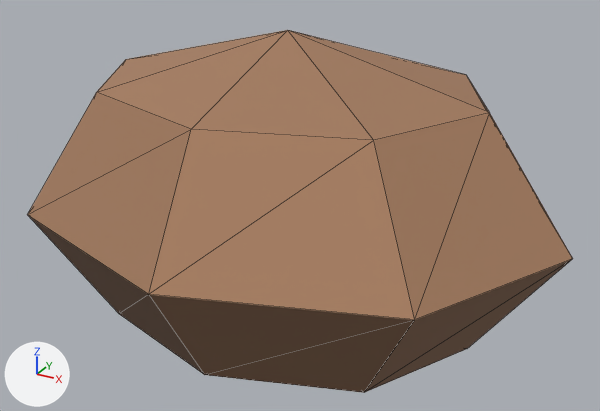
The glTF model data/model/model_6.glb, before and after one commit.
Both versions are drawn from a 50 mm lens placed at (0.681, -1.196, 0.887), pointed at (0.021, 0.004, 0.286). Arrows for +X, +Y and +Z are at lower left; the lights stay in place. The older version comes first. Mesh edges are drawn as thin lines. Vertices at exactly the same position are counted once.
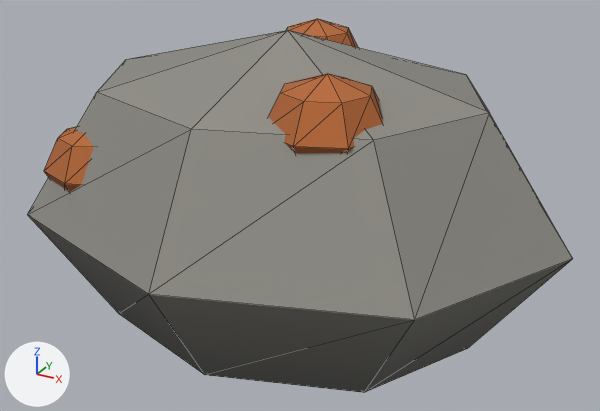
Changed parts and their boxes (x1, y1, x2, y2) in the pictures (600 x 411 px):
'Mesh_0', reshaped: before (27, 30, 573, 393); after (27, 19, 573, 393)
part 1 of me_mesh_0, added (brown): after (268, 74, 383, 154)
part 2 of me_mesh_0, added (brown): after (44, 126, 94, 192)
part 3 of me_mesh_0, added (orange): after (286, 19, 359, 48)
part 4 of me_mesh_0, surface changed: (27, 30, 573, 393) in both

The change, as a diff of the scene's bpy script:
```diff
--- a/data/model/model_6.glb.py
+++ b/data/model/model_6.glb.py
@@ me_mesh_0 @@
 # used by ob_mesh_0; location = (0.0, 0.0, 0.0)
-me_mesh_0.from_pydata(...)  # 29 vertices, 48 faces; spans x -0.5..0.5, y -0.4..0.4, z 0.0..0.6
+me_mesh_0.from_pydata(...)  # 133 vertices, 240 faces; spans x -0.5..0.5, y -0.4..0.4, z 0.0..0.6
+# me_mesh_0 part 1: a new loose piece of 26 vertices spanning x 0.05..0.25, y -0.25..-0.05, z 0.42..0.58, in mat_material_0 (picture img_image_0)
+# me_mesh_0 part 2: a new loose piece of 26 vertices spanning x -0.35..-0.15, y -0.29..-0.11, z 0.3..0.46, in mat_material_0 (picture img_image_0)
+# me_mesh_0 part 3: a new loose piece of 26 vertices spanning x -0.14..0.04, y 0.11..0.29, z 0.44..0.58, in mat_material_0 (picture img_image_0)
+# me_mesh_0 part 4: 48 kept faces spanning x -0.5..0.5, y -0.4..0.4, z 0.0..0.6 get new texture (UV) coordinates
+# other edits to the shape of me_mesh_0 do not show in these pictures
 me_mesh_0.materials.append(mat_material_0)
```
